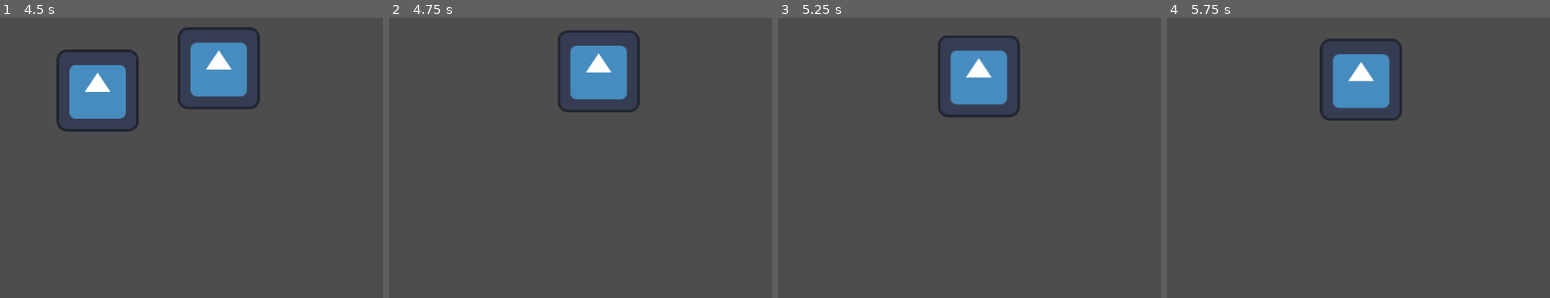
Above: before the commit, frames 1-4 (left to right).
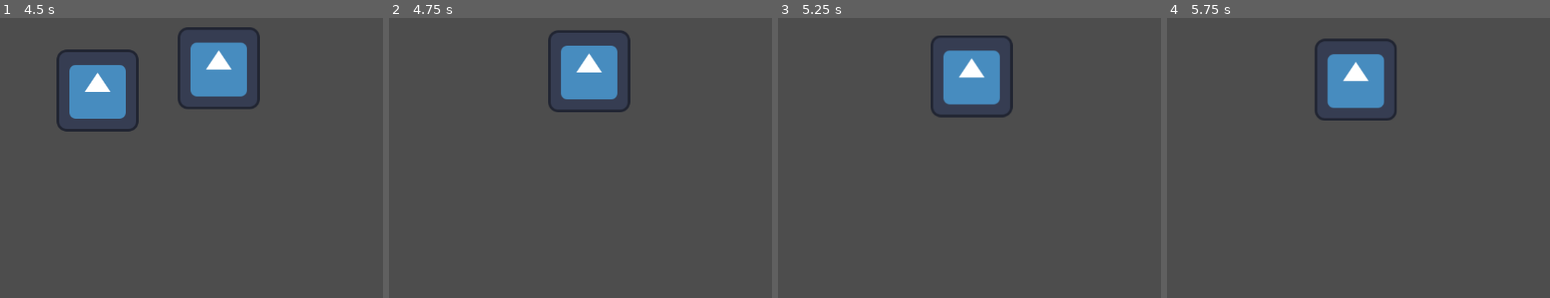
Above: after the commit, the same moments.

Repository: kschulz20/scream-jam-2024
Game: Godot game, scene res://src/main.tscn
The game is run twice, just before and just after one commit, with the same random seed, the same clock (stepped at 60 frames per second) and the same inputs. The engine's default icon, where the game draws it, is replaced by a stand-in: a white triangle on a blue panel in a dark square.
Inputs (mouse positions are in pixels of both pictures, inside the frame that each line leads up to):
- Up to frame 1 (4.5 s): move the mouse to (61, 174) at 0.52 s; hold W (move_up) 0.53-2.03 s; click (61, 174) at 0.6 s; move the mouse to (317, 152) at 1.27 s; right-click (317, 152) at 1.35 s; move the mouse to (outside the picture) at 2.02 s; hold A (move_left) 2.03-3.53 s; click (outside the picture) at 2.1 s; move the mouse to (134, 90) at 2.77 s; right-click (134, 90) at 2.85 s; click (134, 90) at 2.92 s; move the mouse to (outside the picture) at 3.52 s; hold S (move_down) 3.53-4.28 s; click (outside the picture) at 3.6 s; move the mouse to (260, 68) at 4.27 s; hold D (move_right) from 4.28 s (still down); right-click (260, 68) at 4.35 s
- Up to frame 2 (4.75 s): keep holding D (move_right)
- Up to frame 3 (5.25 s): move the mouse to (outside the picture) at 5.02 s; release D (move_right) at 5.03 s; hold W (move_up) from 5.03 s (still down); click (outside the picture) at 5.1 s
- Up to frame 4 (5.75 s): keep holding W (move_up)

Frame 1 is identical in both runs. In frame 2, 2.2% of the frame differs, in the area x 41-66%, y 4-34%; in frame 3, 1.9%; in frame 4, 1.7%.

Commit message:
refactored enemy damage

Diff:
--- a/src/Entities/MVPEnemy/enemy.gd
+++ b/src/Entities/MVPEnemy/enemy.gd
@@ -12,6 +12,7 @@
 @onready var player_character = get_tree().root.find_child("PlayerCharacter", true, false)
 
 var hitbox_type = "MVPEnemyHitbox"
+var team = ""
 
 func _ready() -> void:
 	# For testing/debug
@@ -32,9 +33,6 @@
 		#if obj == player:
 			#print("gotcha!")
 
-func get_damage():
-	return damage
-
 func shoot(damage :int):
 	var new_projectile = projectile.instantiate()
 	new_projectile.heading = (player_character.position - position)
@@ -42,3 +40,9 @@
 	new_projectile.team = "enemy"
 	new_projectile.damage = damage
 	add_sibling(new_projectile)
+
+
+func _on_enemy_hitbox_body_entered(body: Node2D) -> void:
+	if body.get("health"):
+		if (body.is_in_group("player")):
+			body.health -= damage
--- a/src/Entities/MVPEnemy/enemy.tscn
+++ b/src/Entities/MVPEnemy/enemy.tscn
@@ -1,7 +1,6 @@
-[gd_scene load_steps=6 format=3 uid="uid://3k1pyy0hhb37"]
+[gd_scene load_steps=5 format=3 uid="uid://3k1pyy0hhb37"]
 
 [ext_resource type="Script" path="res://src/Entities/MVPEnemy/enemy.gd" id="1_mapvi"]
-[ext_resource type="Script" path="res://src/Entities/MVPEnemy/enemy_hitbox.gd" id="2_6spg6"]
 
 [sub_resource type="RectangleShape2D" id="RectangleShape2D_afj5g"]
 size = Vector2(120, 118)
@@ -28,7 +27,6 @@
 shape = SubResource("RectangleShape2D_ppcmg")
 
 [node name="EnemyHitbox" type="Area2D" parent="."]
-script = ExtResource("2_6spg6")
 
 [node name="CollisionShape2D" type="CollisionShape2D" parent="EnemyHitbox"]
 position = Vector2(-0.5, 0)
@@ -36,3 +34,4 @@
 shape = SubResource("RectangleShape2D_7sa3o")
 
 [connection signal="area_entered" from="EnemyHurtBox" to="." method="_on_area_entered"]
+[connection signal="body_entered" from="EnemyHitbox" to="." method="_on_enemy_hitbox_body_entered"]
--- a/src/Entities/MVPEnemy/enemy_hitbox.gd
+++ /dev/null
@@ -1,7 +0,0 @@
-extends Area2D
-
-@export var damage = 2
-var hitbox_type = "MVPEnemyHitbox"
-
-func get_damage():
-	return damage
--- a/src/Entities/Player/player_character.gd
+++ b/src/Entities/Player/player_character.gd
@@ -118,11 +118,3 @@
 	new_projectile.position = self.position + (dir * 1.2)
 	new_projectile.team = "player"
 	owner.add_child(new_projectile)
-
-
-func _on_player_hurtbox_area_entered(area: Area2D) -> void:
-	# Make sure hitbox_type exists and that player is not hitting themselves
-	if (("hitbox_type" in area) and not (player_hitboxes_to_ignore.has(area.hitbox_type))):
-		print("Player received: " + area.hitbox_type)
-		if (enemy_hitbox_types.has(area.hitbox_type)):
-			health -= area.get_damage()
--- a/src/Entities/Player/player_character.tscn
+++ b/src/Entities/Player/player_character.tscn
@@ -18,16 +18,6 @@
 
 [sub_resource type="RectangleShape2D" id="RectangleShape2D_7b6ya"]
 size = Vector2(126, 127)
-
-[sub_resource type="GDScript" id="GDScript_v4jsx"]
-script/source = "extends Area2D
-
-@export var damage = 2
-var hitbox_type = \"CaneHitbox\"
-
-func get_damage():
-	return damage
-"
 
 [sub_resource type="Animation" id="Animation_rw050"]
 length = 0.001
@@ -118,7 +108,6 @@
 hframes = 3
 
 [node name="CaneHitbox" type="Area2D" parent="Cane/CaneSprite"]
-script = SubResource("GDScript_v4jsx")
 
 [node name="CollisionPolygon2D" type="CollisionPolygon2D" parent="Cane/CaneSprite/CaneHitbox"]
 rotation = 1.5708
@@ -138,4 +127,3 @@
 
 [connection signal="cane_attack" from="." to="Cane" method="_on_player_character_cane_attack"]
 [connection signal="body_entered" from="Cane/CaneSprite/CaneHitbox" to="Cane" method="_on_cane_hitbox_body_entered"]
-[connection signal="area_entered" from="PlayerHurtbox" to="." method="_on_player_hurtbox_area_entered"]
Not shown: 1 places in src/Entities/Player/player_character.tscn that only renumber resources
